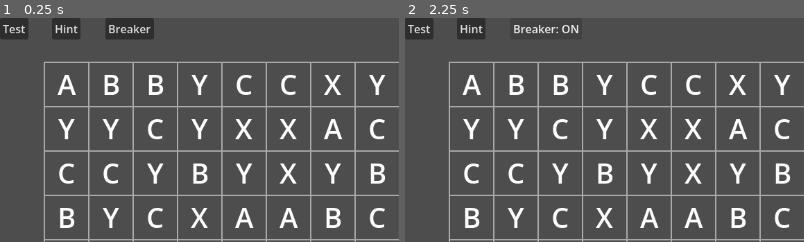
Above: before the commit, frames 1-2 (left to right).
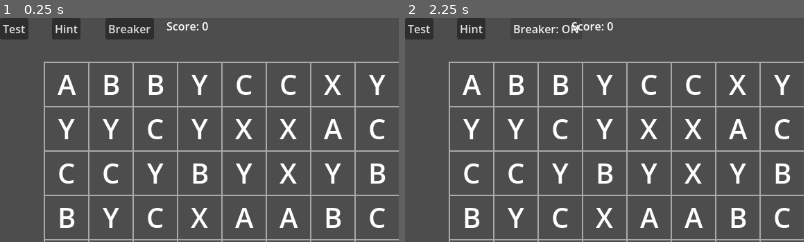
Above: after the commit, the same moments.

Repository: fehudma/godot_projects
Game: Godot game, scene res://Scenes/game.tscn
Same seed, same stepped clock (60 frames per second), same inputs: the game is played once before the commit and once after it.
Inputs:
- Up to frame 1 (0.25 s): no input
- Up to frame 2 (2.25 s): click "Hint" at 0.5 s; click "Test" at 1.25 s; click "Breaker" at 2 s
The pictures show only the part of the screen within x 0-50%, y 0-50%; the shares and areas given below are measured in that part.

The runs differ from the first frame. In frame 1, 0.2% of the frame differs, in the area x 41-53%, y 1-6%; in frame 2, 0.2%.

Commit message:
score label is updated each match

Diff:
--- a/Scenes/board.gd
+++ b/Scenes/board.gd
@@ -22,6 +22,7 @@
 
 #==========================onreadies
 @onready var breaker_button: Button = $"../BreakerButton"
+@onready var score_label: Label = $"../ScoreLabel"
 
 
 #==========================VARS
@@ -319,7 +320,7 @@
 #Remove matched pieces
 func remove_matched_pieces(matched_pieces: Array[Piece]) -> void:
 	score += matched_pieces.size()
-	print("Score: ", score)
+	update_score_display()
 
 	for piece: Piece in matched_pieces:
 		var cell: Vector2i = piece.grid_position
@@ -464,6 +465,12 @@
 					return [current_cell, below_cell]
 
 	return []
+
+
+#Update the visible score
+func update_score_display() -> void:
+	score_label.text = "Score: " + str(score)
+
 
 #==========================OTHER FUNCTIONS
 #“Where should the center of cell (column, row) be?”
--- a/Scenes/game.tscn
+++ b/Scenes/game.tscn
@@ -25,6 +25,12 @@
 offset_bottom = 31.0
 text = "Breaker"
 
+[node name="ScoreLabel" type="Label" parent="." unique_id=1061135490]
+offset_left = 240.0
+offset_right = 280.0
+offset_bottom = 23.0
+text = "Score: 0"
+
 [connection signal="pressed" from="TestButton" to="Board" method="_on_test_button_pressed"]
 [connection signal="pressed" from="HintButton" to="Board" method="_on_hint_button_pressed"]
 [connection signal="pressed" from="BreakerButton" to="Board" method="_on_breaker_button_pressed"]
